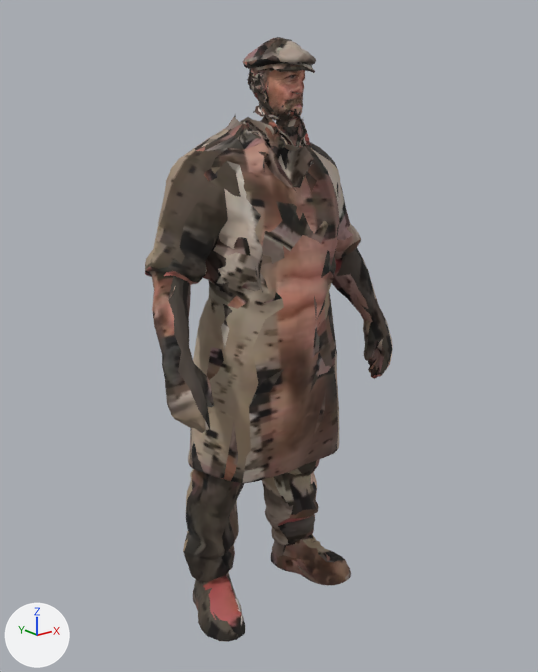
What one commit did to the glTF model public/assets/pine-hollow/npcs/faces-hunyuan/miller.phone.glb.
Rendered twice from a 50 mm camera at (-1.425, -1.744, 1.63) aimed at (-0.033, -0.003, 0.934). The lights are fixed; the arrows at lower left show +X, +Y and +Z. The first picture is the older version. Where no turn or scale is listed for an object, it has been applied to the vertices. Vertices at exactly the same position are counted once.

Objects in the first picture: 'miller.phone.raw'.
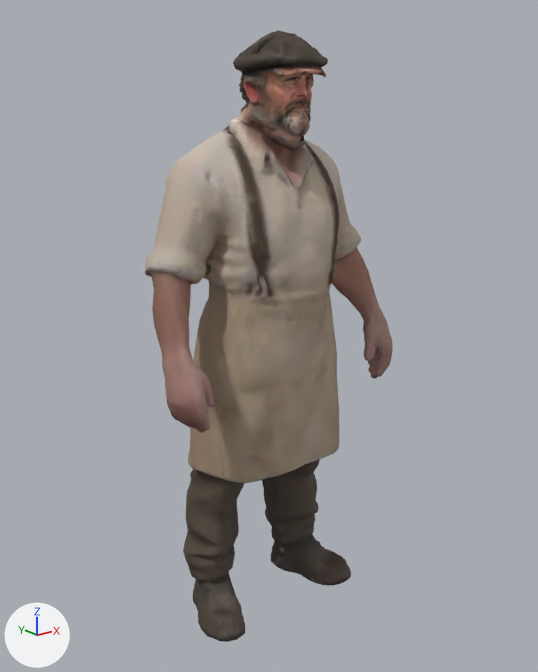
Where the newer file only moved an object's origin or applied its transform, the numbers keep the older frame.

Where the change shows, as pixel boxes [x1, y1, x2, y2] in the pictures (538 x 672 px; the box of a moved part takes in the faces that stretch with it):
'miller.phone.raw', reshaped
    before: [145, 37, 393, 642]
    after: [145, 30, 393, 642]
part 1 of me_miller_phone_raw, moved or reshaped
    before: [180, 37, 382, 353]
    after: [180, 30, 382, 353]
part 2 of me_miller_phone_raw, moved or reshaped
    both: [206, 405, 210, 429]
part 3 of me_miller_phone_raw, moved or reshaped
    both: [301, 540, 325, 579]
part 4 of me_miller_phone_raw, surface changed
    before: [145, 68, 393, 640]
    after: [145, 75, 393, 640]

Patch to the scene script:
```diff
--- a/public/assets/pine-hollow/npcs/faces-hunyuan/miller.phone.glb.py
+++ b/public/assets/pine-hollow/npcs/faces-hunyuan/miller.phone.glb.py
@@ me_miller_phone_raw @@
 # used by ob_miller_phone_raw; location = (-0.045, -0.003, 0.9)
-me_miller_phone_raw.from_pydata(...)  # 5421 vertices, 10575 faces; spans x -0.42..0.42, y -0.2..0.2, z -0.9..0.9
+me_miller_phone_raw.from_pydata(...)  # 5350 vertices, 10607 faces; spans x -0.42..0.42, y -0.2..0.2, z -0.9..0.92
+# me_miller_phone_raw part 1: 53 vertices moved from x -0.29..0.37, y -0.16..0.03, z -0.13..0.84 to x -0.29..0.37, y -0.18..0.03, z -0.13..0.81; 1293 vertices removed from x -0.21..0.34, y -0.16..0.09, z -0.03..0.9; 1222 vertices added at x -0.2..0.34, y -0.19..0.1, z -0.03..0.92
+# me_miller_phone_raw part 2: 4 vertices moved within x -0.36..-0.34, y -0.18..-0.1, z -0.11..-0.1
+# me_miller_phone_raw part 3: 4 vertices moved within x 0.16..0.24, y -0.06..0.0, z -0.87..-0.79
+# me_miller_phone_raw part 4: 7730 kept faces spanning x -0.42..0.42, y -0.2..0.2, z -0.9..0.81 get new texture (UV) coordinates
+# other edits to the shape of me_miller_phone_raw do not show in these pictures
 me_miller_phone_raw.materials.append(mat_atlas)
```
